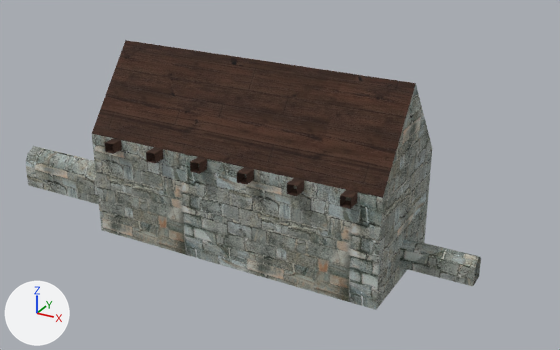
The Blender file Assets/Models/Iteration - Levels/Iteration 3/6 - Church.blend, before and after one commit.
Camera for both pictures: a camera (50 mm lens) standing at (16.3, -23.5, 15.4) and looking at (2.2, 2.3, 2.5). Lighting does not change. The marker at lower left points along +X, +Y and +Z. The older version comes first.
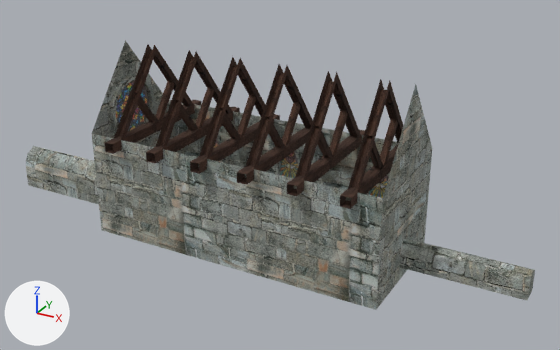
Patch to the scene script:
```diff
--- a/Assets/Models/Iteration - Levels/Iteration 3/6 - Church.blend.py
+++ b/Assets/Models/Iteration - Levels/Iteration 3/6 - Church.blend.py
@@ me_plane_005 @@
 # used by ob_plane_004; location = (-1.81, 1.87, -0.5)
-me_plane_005.from_pydata(...)  # 38 vertices, 21 faces; spans x 9.59..12.5, y -0.5..0.5, z 0.65..1.81
+me_plane_005.from_pydata(...)  # 38 vertices, 21 faces; spans x 9.59..14.46, y -0.5..0.5, z 0.65..1.81
+# me_plane_005 part 1
+# 9 vertices are removed from x 12.5, y -0.39..0.39, z 0.65..1.69
+# 9 faces are deleted
+# 2 vertices are added at (14.46, -0.39, 0.65), (14.46, 0.39, 0.65)
+# 7 new vertices lie (4.87, 0.0, 0.0) away from vertices in x 9.59, y -0.39..0.39, z 1.23..1.69
+# 9 new faces join them
 me_plane_005.materials.append(mat_stone_brick_1)
@@ me_plane_004 @@
+me_plane_004.from_pydata(...)  # 18 vertices, 10 faces; spans x 13.044..14.454, y -0.391..0.391, z 0.654..1.694
+me_plane_004.materials.append(mat_stone_brick_1)  # picture img_brick_wall_3_png_001
@@ ob_plane_001 @@
 ob_plane_001.location = (-1.81, 1.87, -0.5)
+ob_plane_001.hide_set(True)
@@ ob_black_gradient @@
+ob_black_gradient = bpy.data.objects.new('Black Gradient', me_plane_004)
+ob_black_gradient.location = (-1.81, 1.87, -0.5)
```

Changed parts and their boxes [x1, y1, x2, y2] in the pictures (560 x 350 px):
'Plane.001', hidden (brown)
    before: [92, 40, 416, 198]
'Plane.004', reshaped (65% wider, 29% taller)
    before: [399, 239, 481, 286]
    after: [399, 239, 535, 300]
'Black Gradient', added
    after: [527, 271, 535, 300]
'Plane.023', unchanged, uncovered by the edit
    after: [295, 71, 361, 180]
'Plane.003', unchanged, uncovered by the edit
    after: [246, 64, 313, 169]
'Plane.020', unchanged, uncovered by the edit
    after: [348, 79, 403, 191]
'Plane.017', unchanged, uncovered by the edit
    after: [199, 57, 265, 159]
